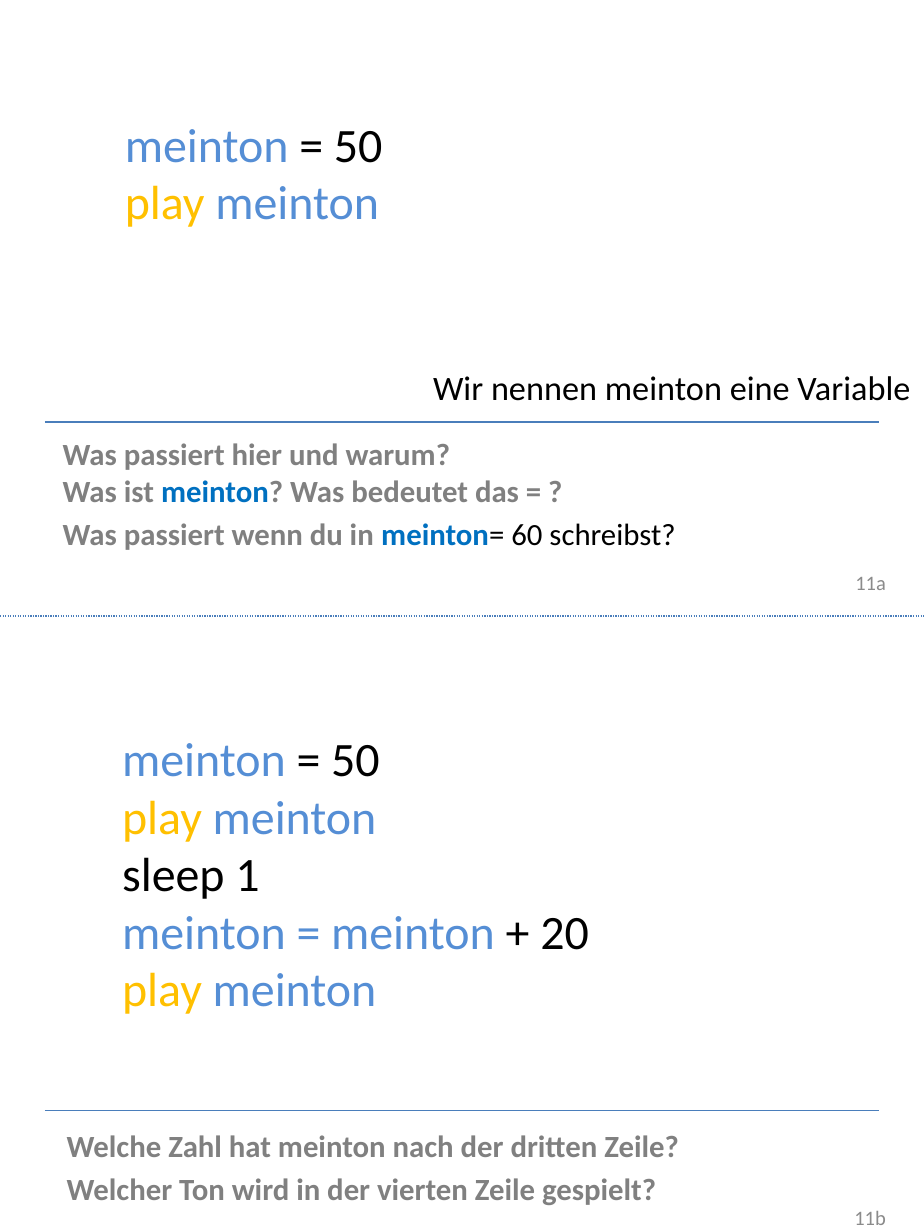
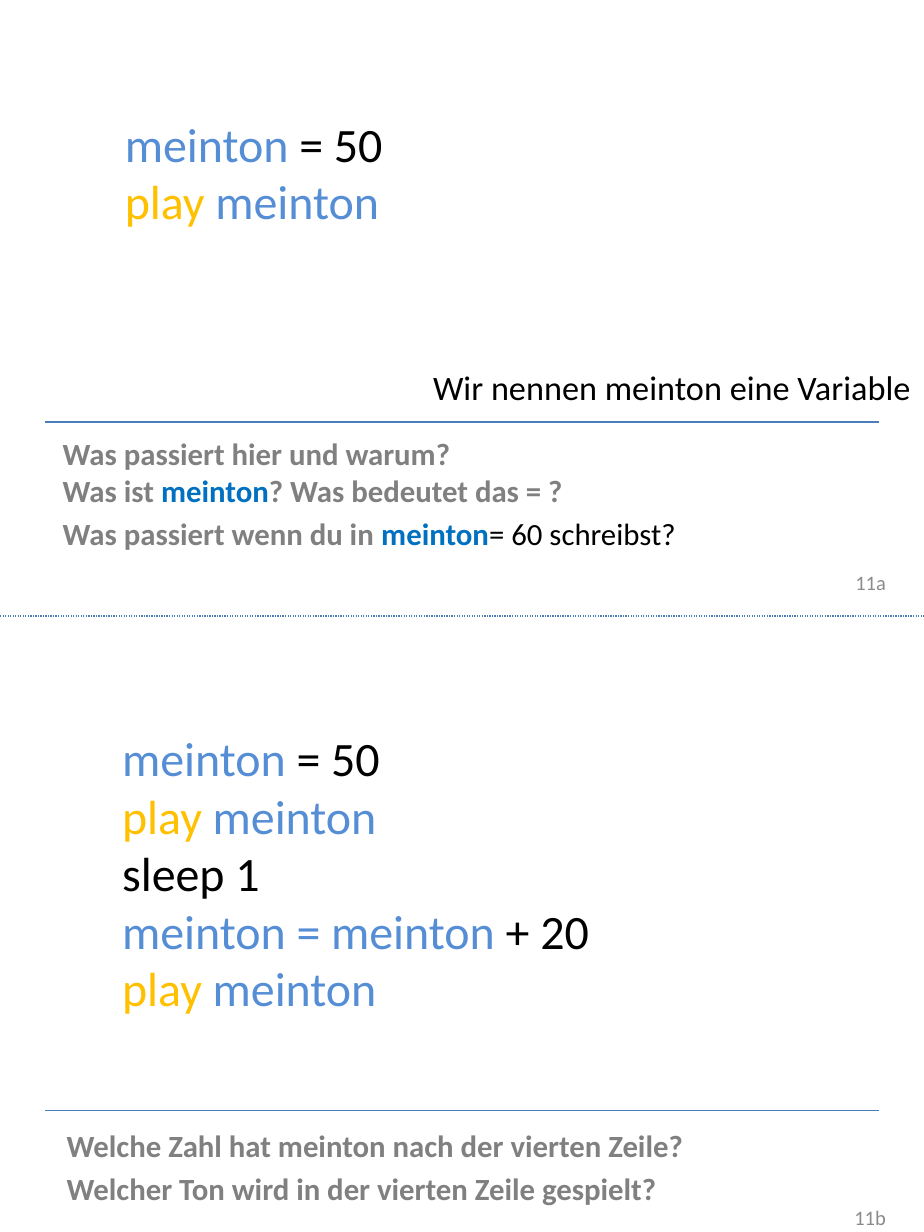
Before and after one commit to Devoxx4KidsDE/SonicPI, a slide deck: slide 11 of presentation/de/Sonic PI Workshop_de.pptx. Drawn at 924x1232 pixels with LibreOffice and Linux fonts; fonts in the diff are those of the drawing; background and template pictures are left out. Boxes give left, top, right and bottom in pixels: in the first picture for what was removed or moved away, otherwise in the second. Text is boxed around its words. In the diff, an @@ line names an element or a change of style, - is before the commit and + after.

```diff
--- a/presentation/de/Sonic PI Workshop_de.pptx
+++ b/presentation/de/Sonic PI Workshop_de.pptx
@@ text at bbox=[67, 1135, 683, 1157]: text changed @@
-Welche Zahl hat meinton nach der dritten Zeile?
+Welche Zahl hat meinton nach der vierten Zeile?
```
Also in this commit, not shown: 6 other slides changed, 2 other files.
